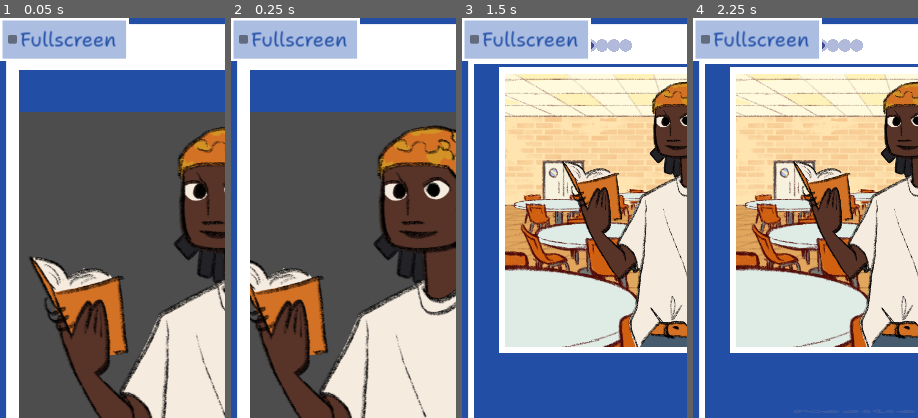
Above: before the commit, frames 1-4 (left to right).
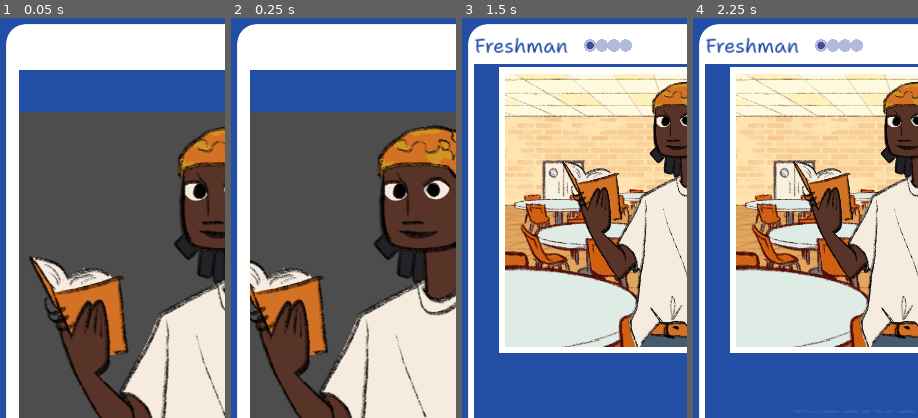
Above: after the commit, the same moments.

Repository: stem-career-paths/game
Game: Godot game, scene res://ui/screen.tscn
Same seed, same stepped clock (60 frames per second), same inputs: the game is played once before the commit and once after it. The engine's default icon, where the game draws it, is replaced by a stand-in: a white triangle on a blue panel in a dark square.
Inputs (mouse positions are % of the whole screen's width and height, from its top left):
- Up to frame 1 (0.05 s): no input
- Up to frame 2 (0.25 s): no input
- Up to frame 3 (1.5 s): click (50, 83) at 0.52 s; click (68, 76) at 1.27 s
- Up to frame 4 (2.25 s): click (68, 82) at 2 s
The pictures show only the part of the screen within x 0-50%, y 0-50%; the shares and areas given below are measured in that part.

The runs differ from the first frame. In frame 1, 5.8% of the frame differs, in the area x 0-58%, y 0-11%; in frame 2, 5.8%; in frame 3, 5.6%; in frame 4, 5.6%.

Commit message:
Hide options menu by default

Diff:
--- a/project/ui/settings_button.gd
+++ b/project/ui/settings_button.gd
@@ -4,6 +4,12 @@
 const _FULLSCREEN_ID := 0
 
 @onready var _settings_popup := %SettingsPopup
+
+func _ready():
+	# Make sure the popup is always starting invisible, even if someone forgets
+	# to set that in the editor
+	_settings_popup.visible = false
+
 
 func _on_settings_popup_id_pressed(id):
 	if id == _FULLSCREEN_ID:
